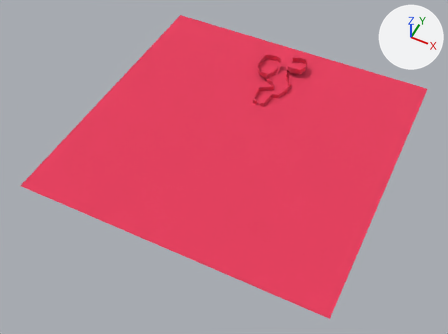
A saved change to the Blender file gothic.blend.
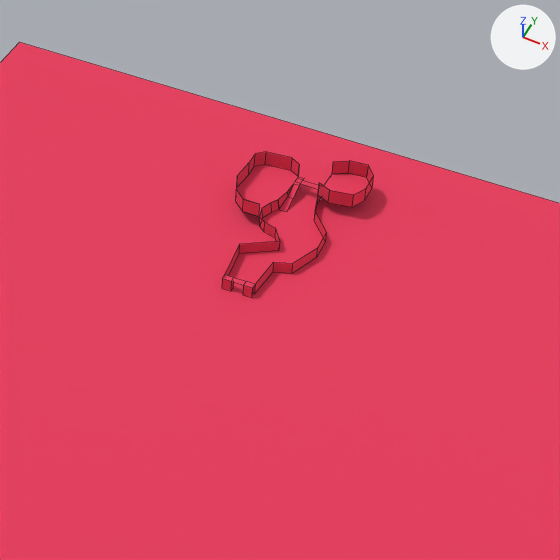
Each version appears first whole from a camera (50 mm lens) standing at (148.0, -323.0, 357.0) and looking at (-1.0, -25.0, -15.0), and next in a close-up on the part from 39% to 84% of the width and 0% to 60% of the height. Lighting does not change. The marker at upper right points along +X, +Y and +Z. The first two pictures are the older version. The close-ups show mesh edges as thin lines.

The first close-up shows 'terrain-col'.
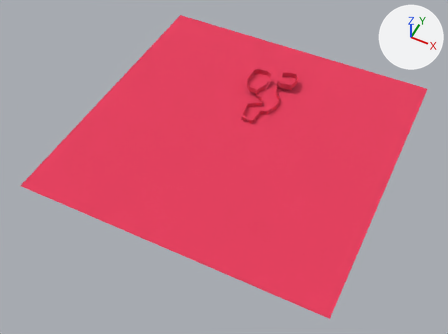
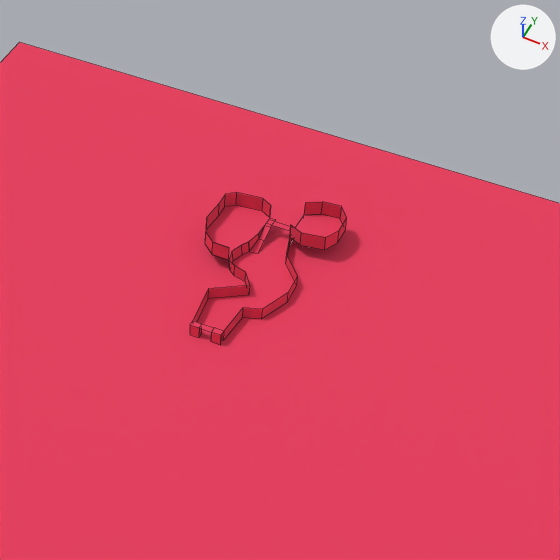
Where the change shows, as pixel boxes [x1, y1, x2, y2] in the close-ups (560 x 560 px; the box of a moved part takes in the faces that stretch with it):
part 1 of me_plane_001, moved or reshaped
    before: [222, 152, 374, 298]
    after: [190, 192, 347, 345]

Edits to the bpy script that builds the scene:
```text
Change me_plane_001:
    where me_plane_001.from_pydata(...)  # 137 vertices, 91 faces, 1 loose edge; spans x -123.0..123.0, y -123.0..123.0, z 0.0..9.0
    used by ob_terrain_col; location = (0.0, 0.0, 0.0)
    me_plane_001 part 1: the loose piece of 133 vertices spanning x -19.0..20.0, y 38.0..102.0, z 0.0..9.0 is moved by (0.0, -23.0, 0.0)
```
